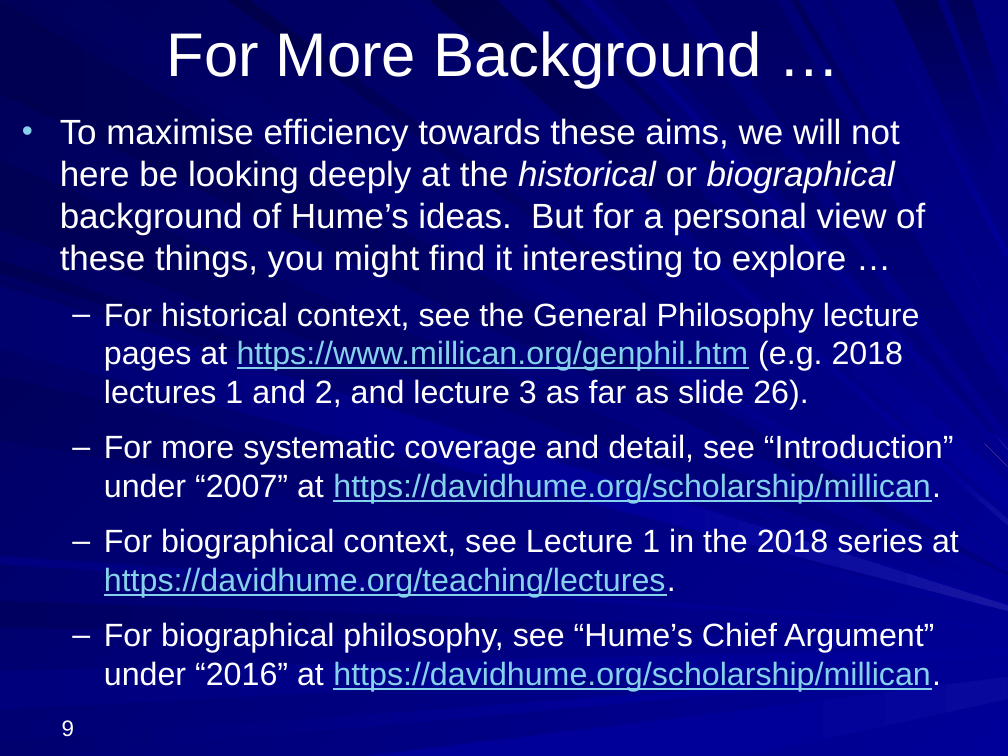
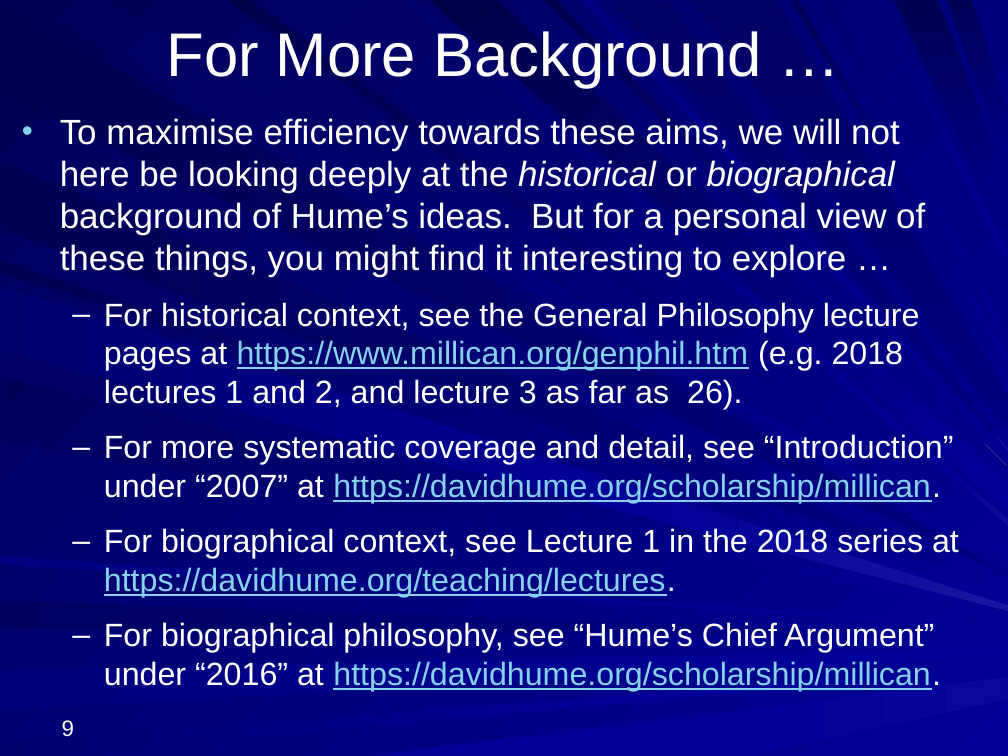
Before and after one commit to englishphilosophy/hume-texts-online, a slide deck: slide 9 of teaching/lectures/2025_Hume_MT_current.pptx. Drawn at 1008x756 pixels with LibreOffice and Linux fonts; fonts in the diff are those of the drawing. Boxes give left, top, right and bottom in pixels: in the first picture for what was removed or moved away, otherwise in the second. Text is boxed around its words. In the diff, an @@ line names an element or a change of style, - is before the commit and + after.

```diff
--- a/teaching/lectures/2025_Hume_MT_current.pptx
+++ b/teaching/lectures/2025_Hume_MT_current.pptx
@@ text at box(104, 302, 920, 409): text changed @@
-  – For historical context, see the General Philosophy lecture pages at https://www.millican.org/genphil.htm (e.g. 2018 lectures 1 and 2, and lecture 3 as far as slide 26).
+  – For historical context, see the General Philosophy lecture pages at https://www.millican.org/genphil.htm (e.g. 2018 lectures 1 and 2, and lecture 3 as far as 26).
```
Also in this commit, not shown: 1 other slide changed, 42 slides added, 2 other files.
